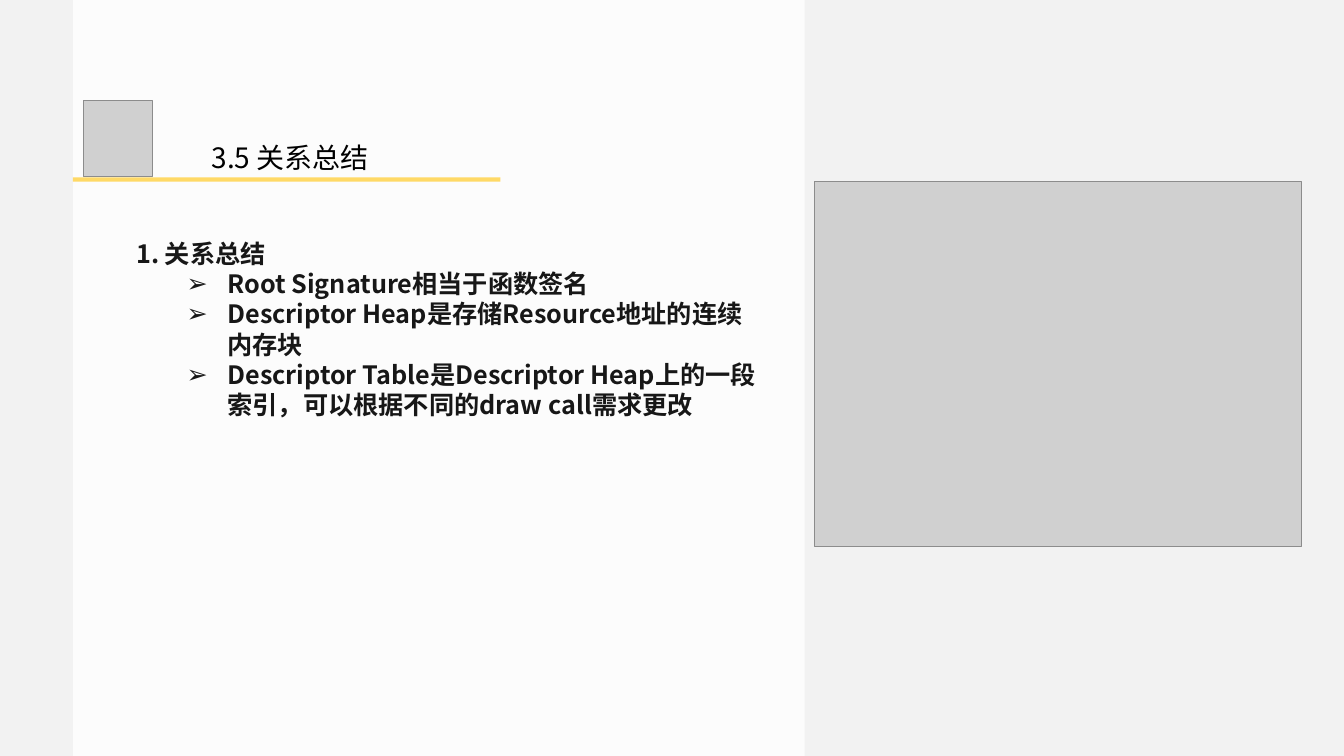
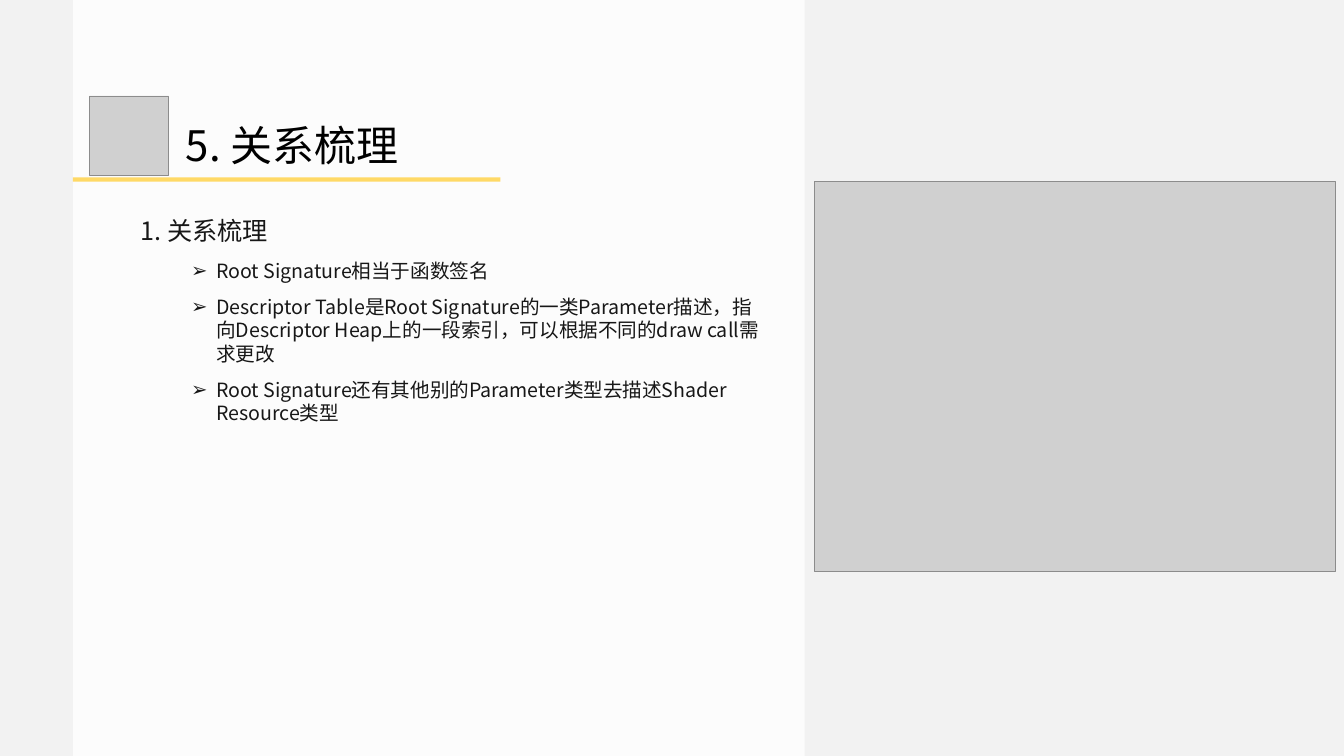
Before and after one commit to doomlover/KSGameEngineTutorials, a slide deck: slide 30 of PPTs/05.深入DX12绘制二.pptx (slide 27 before the commit). Drawn at 1344x756 pixels with LibreOffice and Linux fonts; fonts in the diff are those of the drawing; grey boxes stand for pictures. Boxes give left, top, right and bottom in pixels: in the first picture for what was removed or moved away, otherwise in the second. Text is boxed around its words. In the diff, an @@ line names an element or a change of style, - is before the commit and + after.

Commit message:
根据上周四会议，整理

```diff
--- a/PPTs/05.深入DX12绘制二.pptx
+++ b/PPTs/05.深入DX12绘制二.pptx
@@ picture: place and size @@
-picture at box(84, 100, 152, 176)
+picture at box(89, 96, 168, 175)
@@ text at box(186, 125, 398, 165): text changed; size 40 to 60 pt @@
-  3.5 关系总结
+  5. 关系梳理
@@ picture: place and size @@
-picture at box(814, 181, 1301, 546)
+picture at box(814, 181, 1335, 571)
@@ text "1. 关系梳理": place and size @@
-text "1. 关系梳理" at box(136, 241, 693, 418)
+text "1. 关系梳理" at box(141, 219, 752, 422)
@@ text at box(141, 219, 268, 242): text changed; bold off @@
-1. 关系总结
+1. 关系梳理
@@ text at box(216, 261, 489, 283): size 36 to 28 pt, bold off in "Root Signature相当于函数签名"; list level 2 to 3 in "Root Signature相当于函数签名" @@
@@ text at box(216, 297, 752, 422): text changed; size 36 to 28 pt; bold off @@
-  ➢ Descriptor Heap是存储Resource地址的连续内存块
-  ➢ Descriptor Table是Descriptor Heap上的一段索引，可以根据不同的draw call需求更改
+    ➢ Descriptor Table是Root Signature的一类Parameter描述，指向Descriptor Heap上的一段索引，可以根据不同的draw call需求更改
+    ➢ Root Signature还有其他别的Parameter类型去描述Shader Resource类型
```
Also in this commit, not shown: 13 other slides changed, 21 slides added, 20 slides removed, 1 other file.
